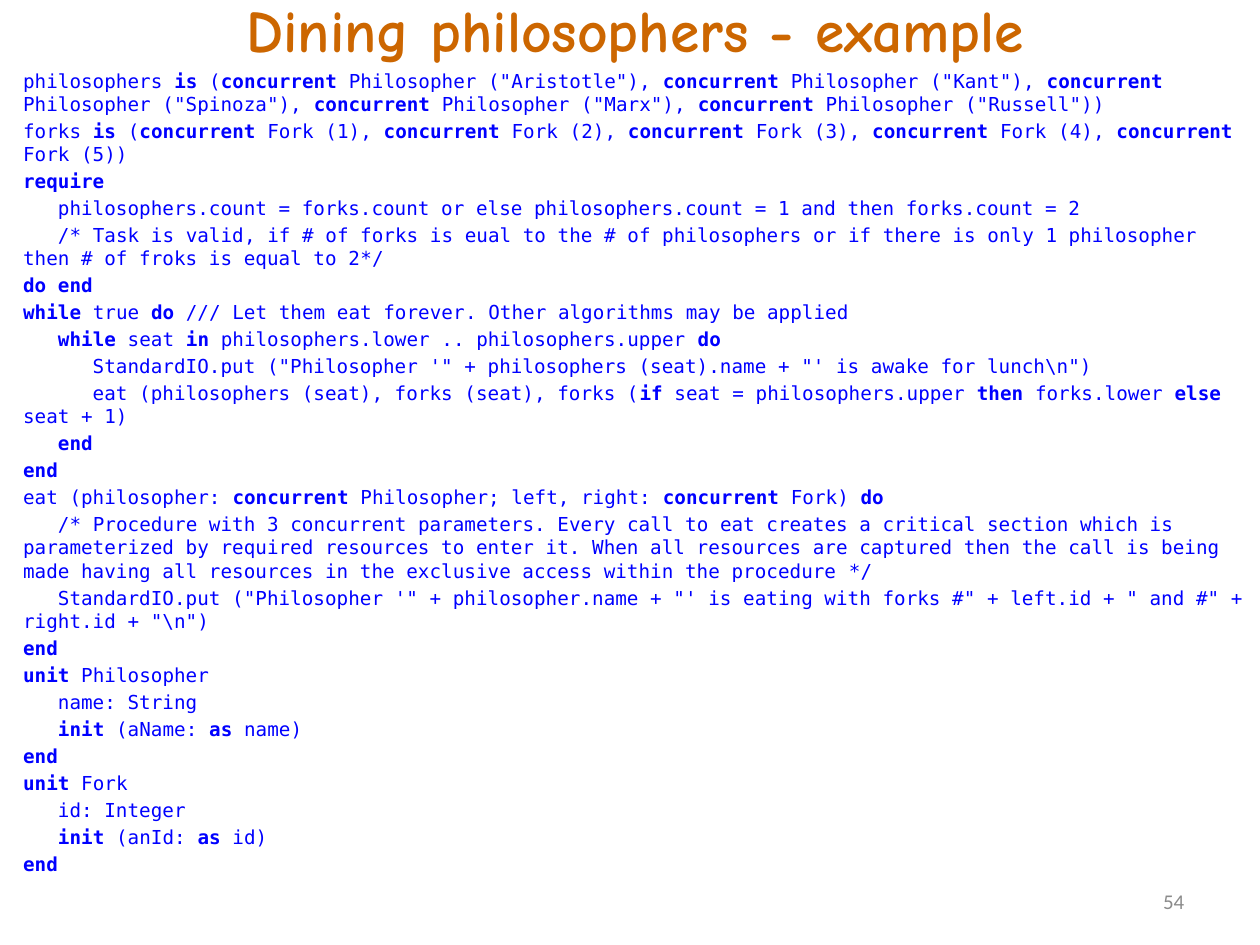
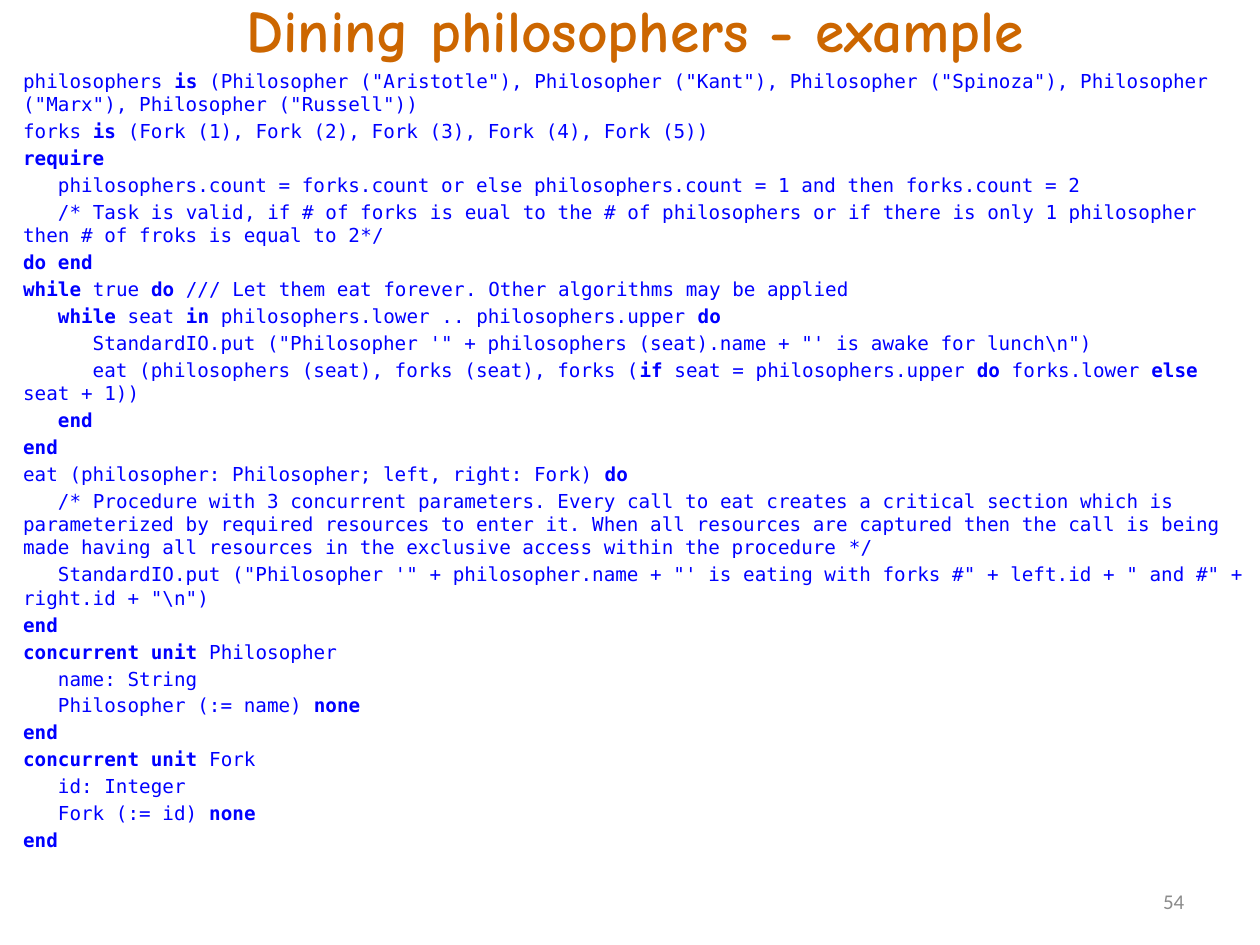
Before and after one commit to akanatov/SLang-, a slide deck: slide 54 of Docs/SLang E# 2022.pptx. Drawn at 1260x945 pixels with LibreOffice and Linux fonts; fonts in the diff are those of the drawing. Boxes give left, top, right and bottom in pixels: in the first picture for what was removed or moved away, otherwise in the second. Text is boxed around its words. In the diff, an @@ line names an element or a change of style, - is before the commit and + after.

Commit message:
names of entities are started with low-case char while unit names are started with upper case one. Scanner and parser updated but AST not yet. New example dining philosophers compiled. SLang specification updated and promo slides as well

```diff
--- a/Docs/SLang E# 2022.pptx
+++ b/Docs/SLang E# 2022.pptx
@@ text at [23, 73, 1208, 141]: text changed @@
-philosophers is (concurrent Philosopher ("Aristotle"), concurrent Philosopher ("Kant"), concurrent Philosopher ("Spinoza"), concurrent Philosopher ("Marx"), concurrent Philosopher ("Russell"))
-forks is (concurrent Fork (1), concurrent Fork (2), concurrent Fork (3), concurrent Fork (4), concurrent Fork (5))
+philosophers is (Philosopher ("Aristotle"), Philosopher ("Kant"), Philosopher ("Spinoza"), Philosopher ("Marx"), Philosopher ("Russell"))
+forks is (Fork (1), Fork (2), Fork (3), Fork (4), Fork (5))
@@ text at [23, 362, 1197, 403]: text changed @@
-eat (philosophers (seat), forks (seat), forks (if seat = philosophers.upper then forks.lower else seat + 1)
+eat (philosophers (seat), forks (seat), forks (if seat = philosophers.upper do forks.lower else seat + 1))
@@ text at [23, 466, 628, 485]: text changed @@
-eat (philosopher: concurrent Philosopher; left, right: concurrent Fork) do
+eat (philosopher: Philosopher; left, right: Fork) do
@@ text at [23, 643, 337, 663]: text changed; bold on @@
-unit Philosopher
+concurrent unit Philosopher
@@ text at [58, 697, 360, 716]: text changed @@
-init (aName: as name)
+Philosopher (:= name) none
@@ text at [23, 751, 255, 767]: text changed @@
-unit Fork
+concurrent unit Fork
@@ text at [58, 805, 255, 823]: text changed @@
-init (anId: as id)
+Fork (:= id) none
```
Also in this commit, not shown: 11 other slides changed, 7 other files.
